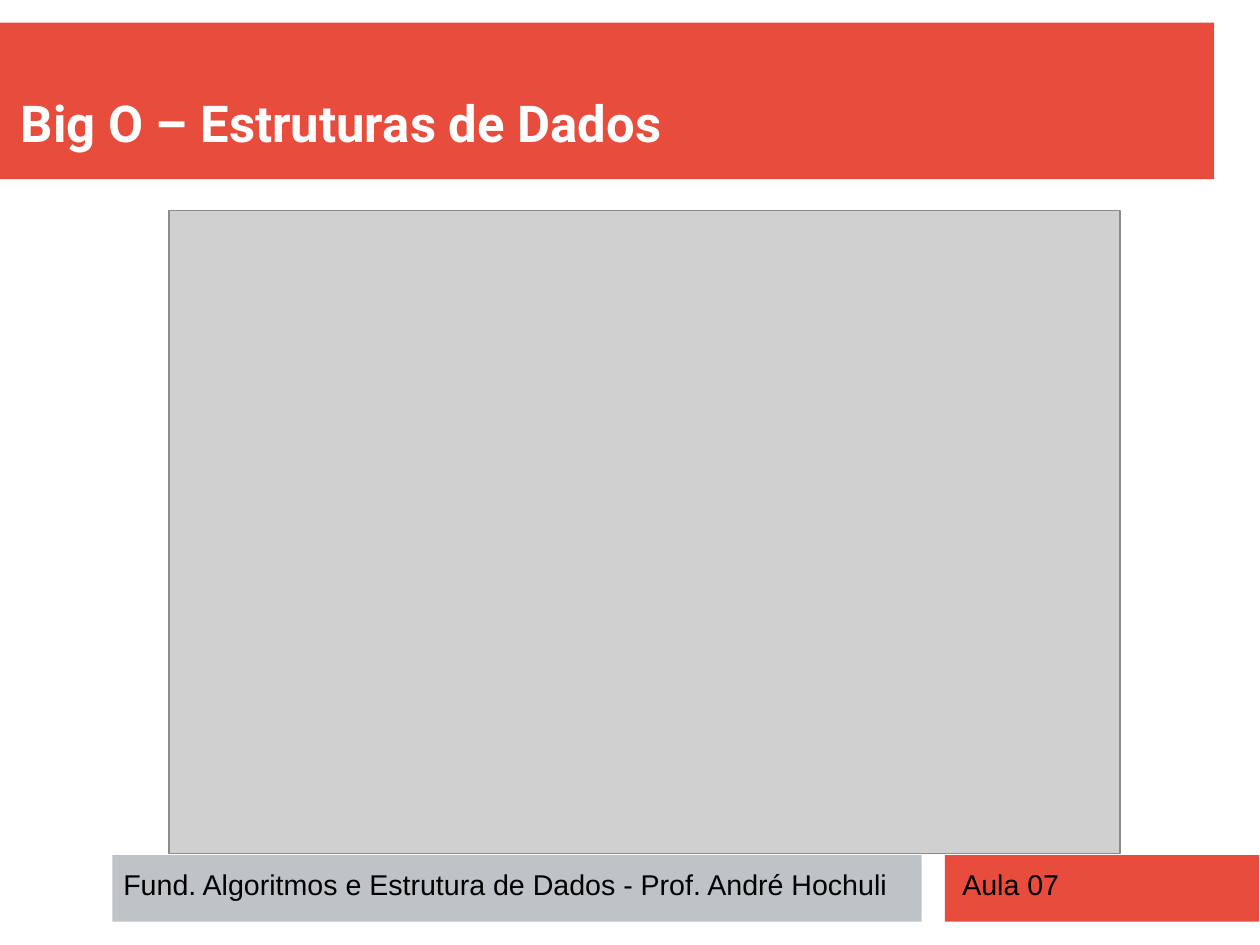
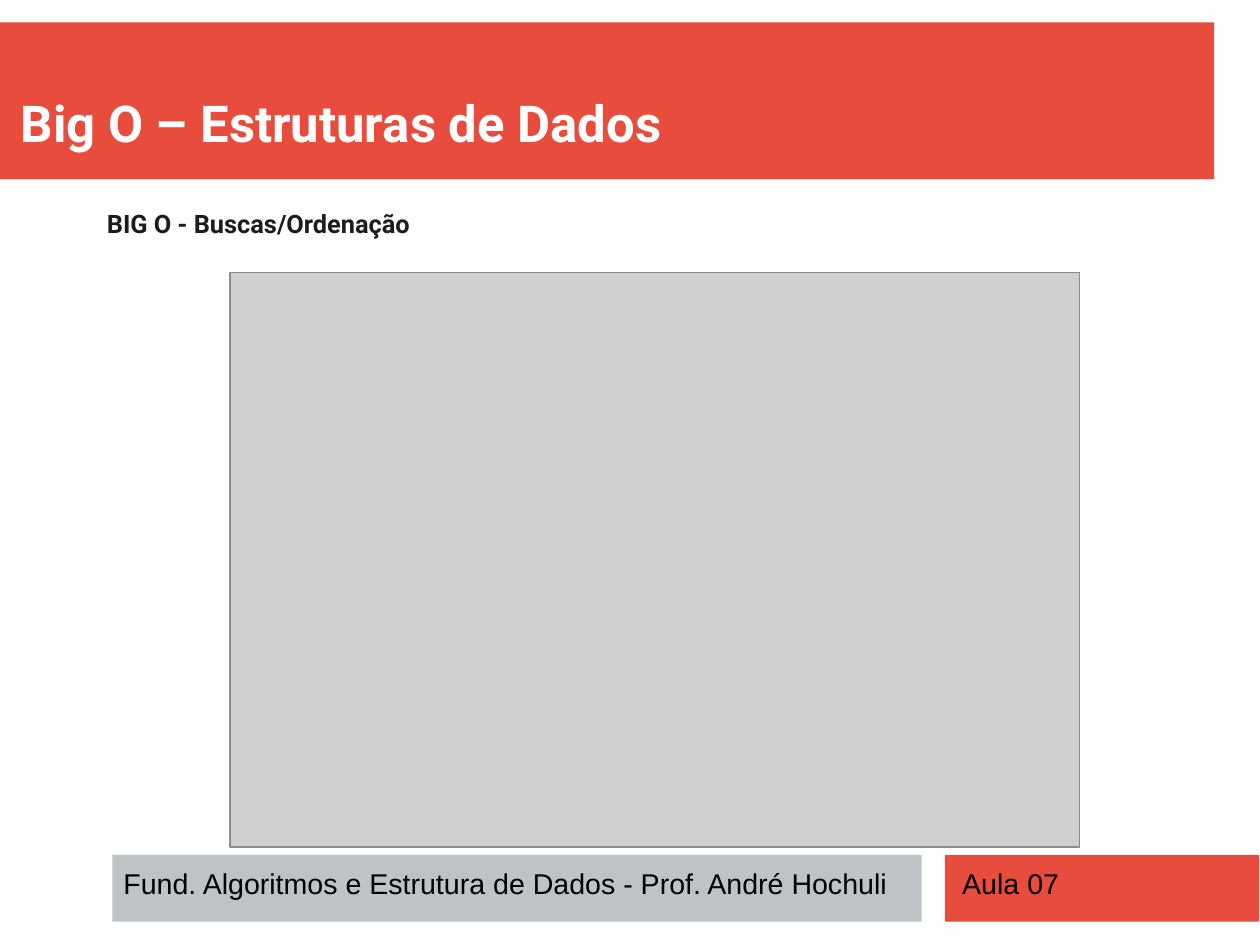
Before and after one commit to andrehochuli/teaching, a slide deck: slide 12 of DataStructuresAndAlgorithms/Aula 07 - BigO e Programacao Dinamica/Aula 07 - Programação Dinamica.pptx (slide 13 before the commit). Drawn at 1260x945 pixels with LibreOffice and Linux fonts; fonts in the diff are those of the drawing; grey boxes stand for pictures. Boxes give left, top, right and bottom in pixels: in the first picture for what was removed or moved away, otherwise in the second. Text is boxed around its words. In the diff, an @@ line names an element or a change of style, - is before the commit and + after.

```diff
--- a/DataStructuresAndAlgorithms/Aula 07 - BigO e Programacao Dinamica/Aula 07 - Programação Dinamica.pptx
+++ b/DataStructuresAndAlgorithms/Aula 07 - BigO e Programacao Dinamica/Aula 07 - Programação Dinamica.pptx
@@ text added at (x1=107, y1=214, x2=410, y2=239), 16 pt, text #1C1C1C, bold @@
+BIG O - Buscas/Ordenação
@@ picture resized from (x1=169, y1=210, x2=1121, y2=854) to (x1=230, y1=272, x2=1080, y2=847) @@
```
Also in this commit, not shown: 13 other slides changed, 2 other files.
